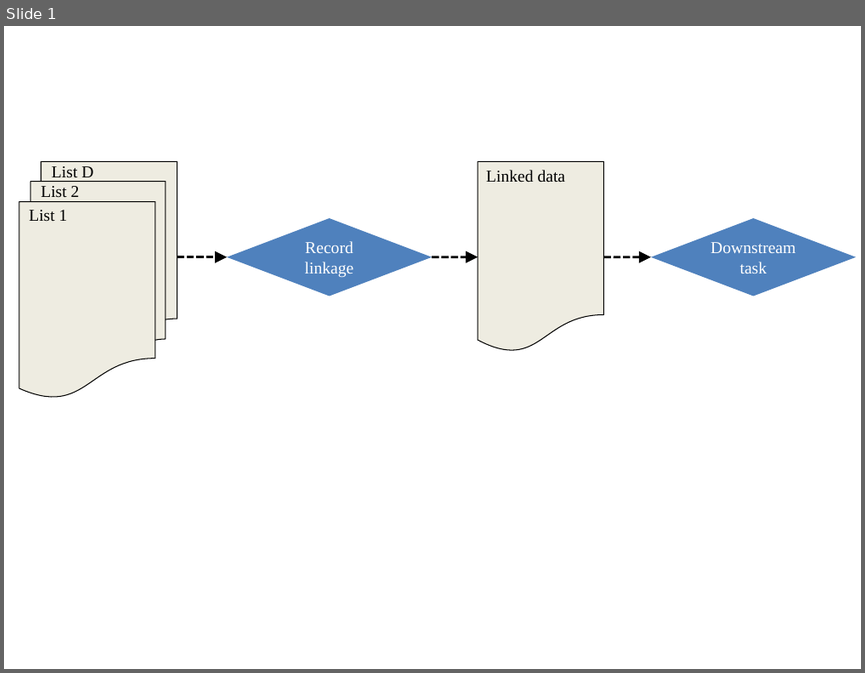
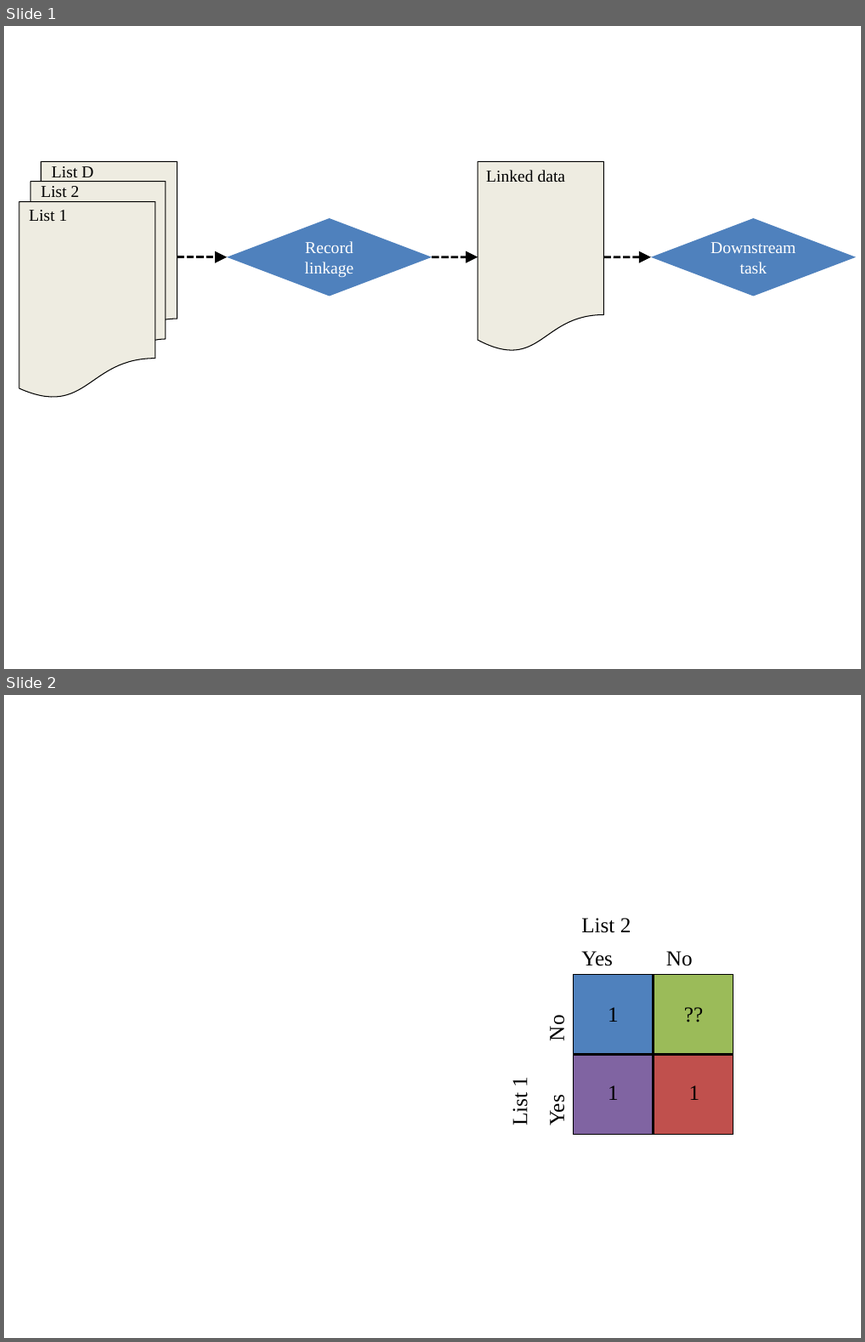
Before and after one commit to andeek/capture-recapture, a slide deck: slides/figure/make_figs.pptx. Shown one above the other, each under a label of ours: slide 1 before the commit, slides 1 and 2 after it. The pictures are 865x673 and 865x1342 pixels, drawn with LibreOffice and Linux fonts; fonts in the diff are those of the drawing. Boxes give left, top, right and bottom in pixels: in the first picture for what was removed or moved away, otherwise in the second. Text is boxed around its words. In the diff, an @@ line names an element or a change of style, - is before the commit and + after.

Commit message:
some more slides stuff

```diff
--- a/slides/figure/make_figs.pptx
+++ b/slides/figure/make_figs.pptx
@@ slide 2 added at (x1=4, y1=695, x2=861, y2=1338), background #FFFFFF @@
@@ rectangle added at (x1=573, y1=975, x2=653, y2=1055), fill #4F81BD @@
@@ rectangle added at (x1=653, y1=975, x2=734, y2=1055), fill #9BBB59 @@
@@ group added at (x1=508, y1=918, x2=733, y2=1134): 8 texts, 2 lines, 1 rectangle @@
+List 2
+List 1
+Yes No
+Yes No
+??
+1
+1
+1
@@ rectangle added at (x1=573, y1=1054, x2=653, y2=1134), fill #8064A2 @@
@@ rectangle added at (x1=653, y1=1054, x2=734, y2=1134), fill #C0504D @@
```
Also in this commit, not shown: 3 other files.
